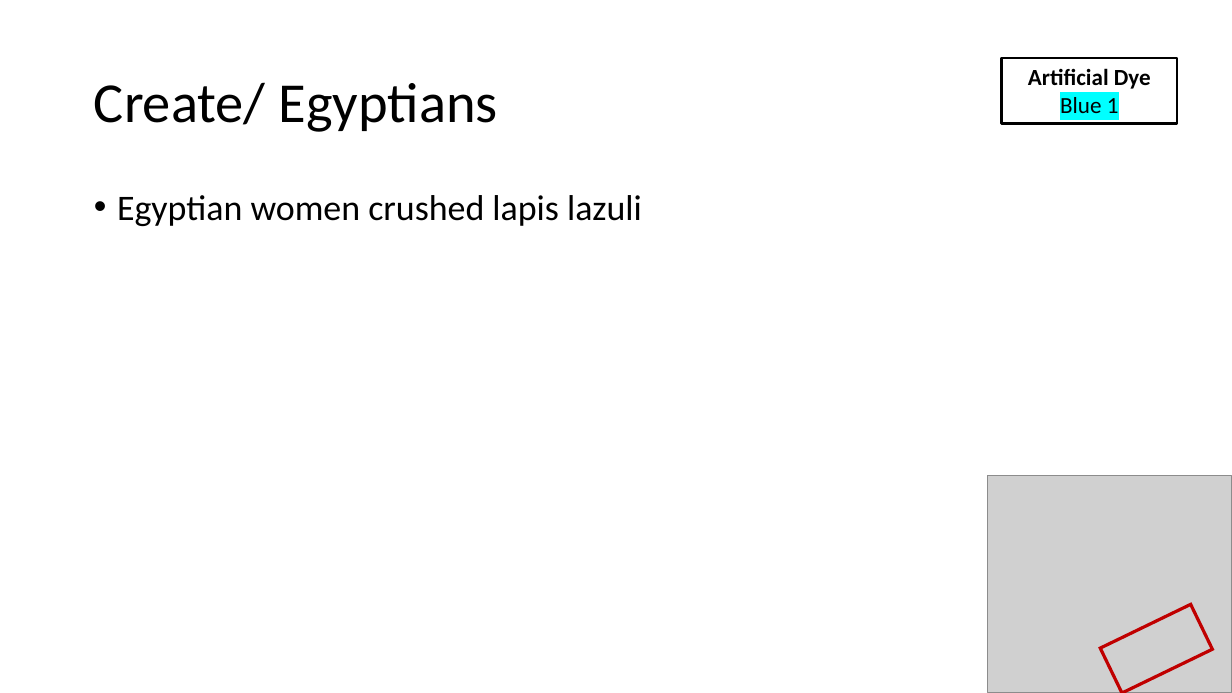
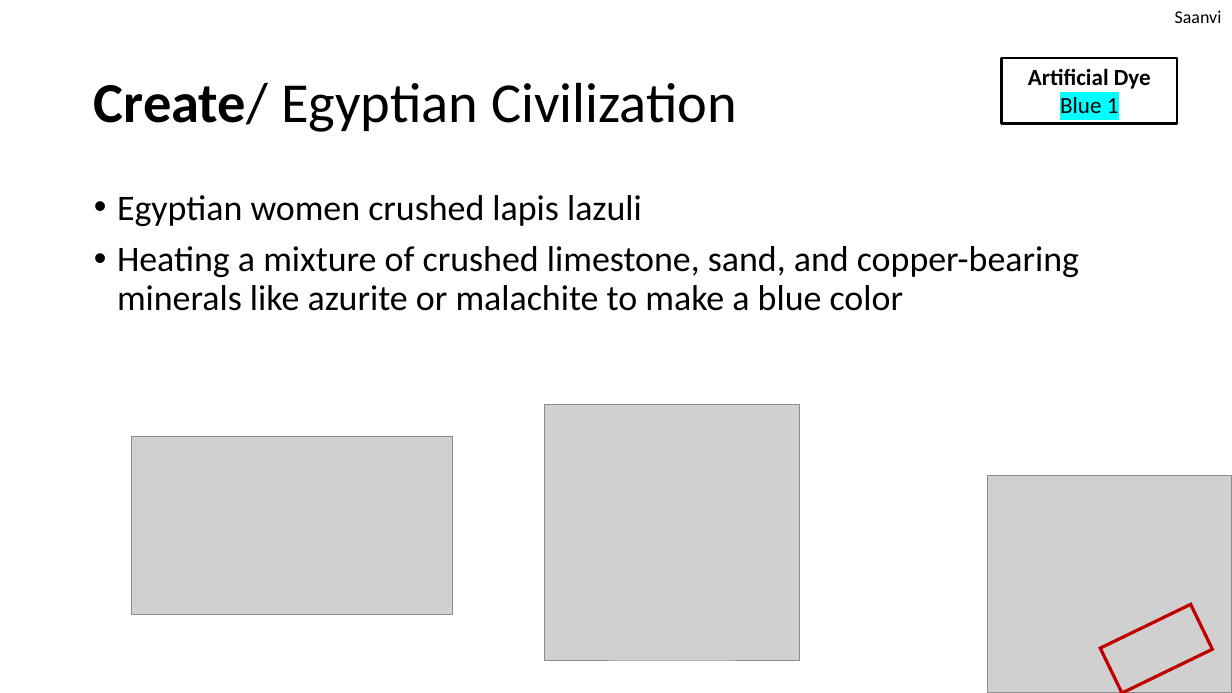
Before and after one commit to LegoRisingStars/Challenge2025, a slide deck: slide 6 of Unearthed Innovation Project - Rising Stars.pptx (slide 5 before the commit). Drawn at 1232x693 pixels with LibreOffice and Linux fonts; fonts in the diff are those of the drawing; grey boxes stand for pictures. Boxes give left, top, right and bottom in pixels: in the first picture for what was removed or moved away, otherwise in the second. Text is boxed around its words. In the diff, an @@ line names an element or a change of style, - is before the commit and + after.

```diff
--- a/Unearthed Innovation Project - Rising Stars.pptx
+++ b/Unearthed Innovation Project - Rising Stars.pptx
@@ text added at box(1175, 10, 1222, 23), 14 pt, text #000000 @@
+Saanvi
@@ title at box(94, 82, 737, 132): text changed @@
-Create/ Egyptians
+Create/ Egyptian Civilization
@@ text at box(117, 246, 1079, 311): paragraph added @@
+• Heating a mixture of crushed limestone, sand, and copper-bearing minerals like azurite or malachite to make a blue color
@@ picture added at box(544, 405, 800, 661) @@
@@ picture added at box(131, 437, 453, 616) @@
```
Also in this commit, not shown: 12 other slides changed, 3 slides added, 1 slide removed, 2 other files.
